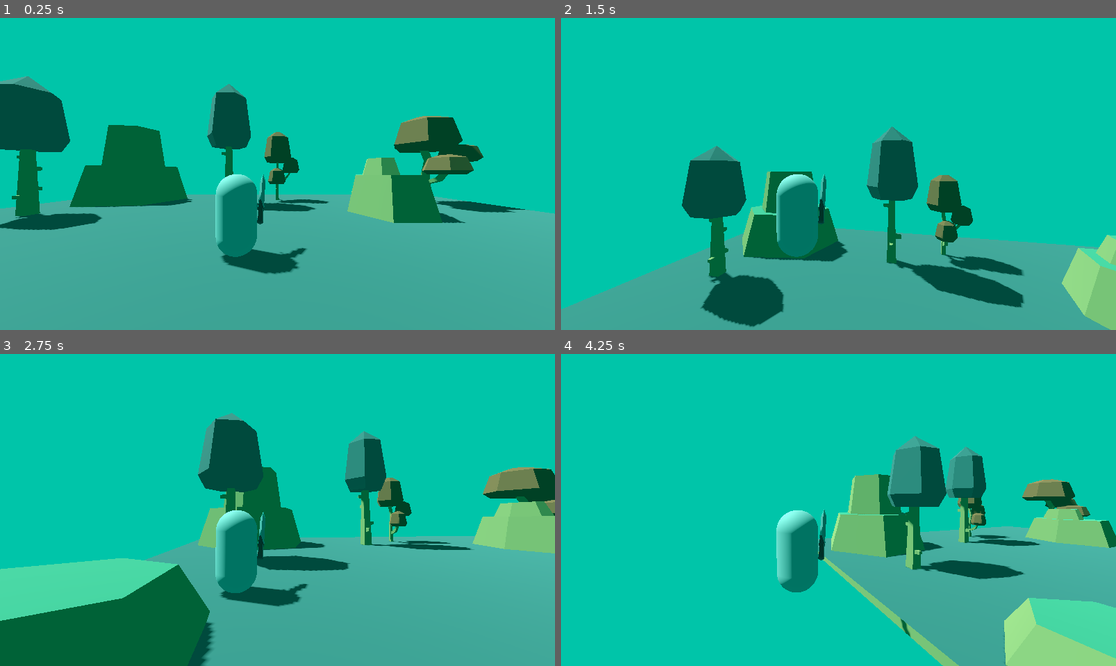
Above: before the commit, frames 1-4 (two rows, left to right).
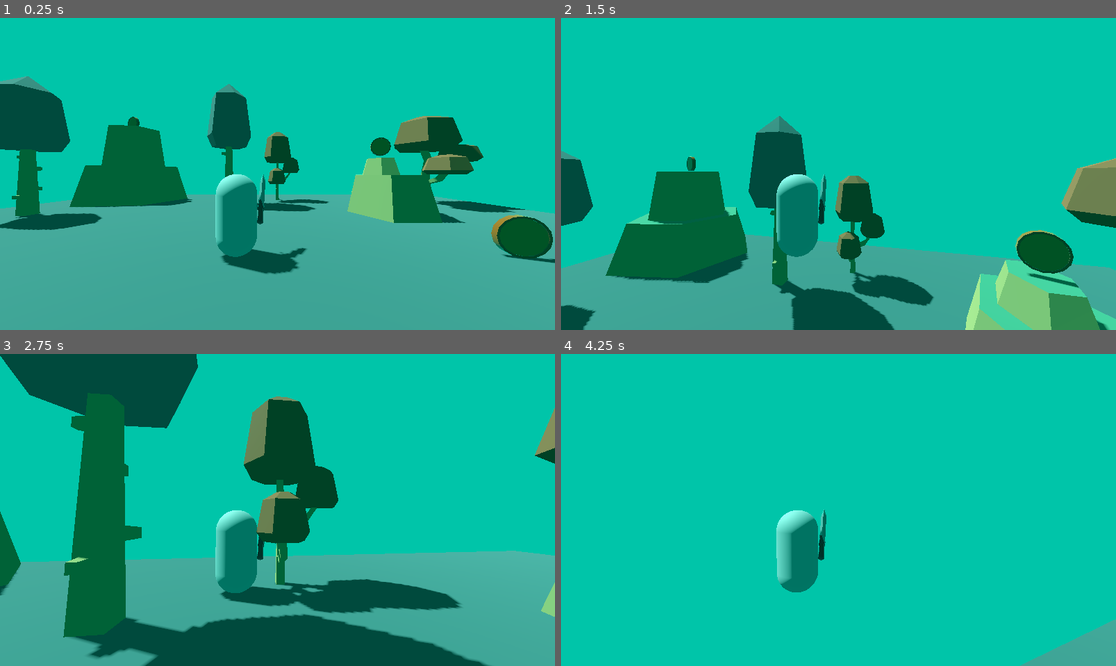
Above: after the commit, the same moments.

Repository: TheJohanLab/Godot3DRPG
Game: Godot game, scene res://main_scene.tscn
The game is run twice, just before and just after one commit, with the same random seed, the same clock (stepped at 60 frames per second) and the same inputs.
Inputs (mouse positions are in pixels of both pictures, inside the frame that each line leads up to):
- Up to frame 1 (0.25 s): no input
- Up to frame 2 (1.5 s): move the mouse to (866, 174) at 0.52 s; hold Z (move_forward) from 0.53 s (still down); tap Space (jump) at 0.77 s; move the mouse to (810, 174) at 1.27 s
- Up to frame 3 (2.75 s): keep holding Z (move_forward); tap Space (jump) at 1.52 s; move the mouse to (288, 503) at 2.02 s
- Up to frame 4 (4.25 s): keep holding Z (move_forward); move the mouse to (832, 516) at 2.77 s; tap Space (jump) at 3.02, 3.77 s; move the mouse to (877, 513) at 3.52 s

The runs differ from the first frame. In frame 1, 1.5% of the frame differs, in the area x 23-100%, y 31-79%; in frame 2, 32%; in frame 3, 44%, in the area x 0-100%, y 0-100%; in frame 4, 26%.

Commit message:
Add coins

Diff:
--- /dev/null
+++ b/goldCoin.gd
@@ -0,0 +1,16 @@
+extends Area3D
+
+@export var goldToGive: int = 1
+var rotateSpeed : float = 5.0
+
+func _process(delta):
+	#rotate along the y axis
+	rotate_y(rotateSpeed * delta)
+
+
+func _on_body_entered(body):
+
+	if body.name == "Player":
+		body.give_gold(goldToGive)
+		#Delete the node from the scene
+		queue_free()
--- /dev/null
+++ b/gold_coin.tscn
@@ -0,0 +1,17 @@
+[gd_scene load_steps=4 format=3 uid="uid://bbh0pm3ce11eu"]
+
+[ext_resource type="Script" path="res://goldCoin.gd" id="1_urf8i"]
+[ext_resource type="PackedScene" uid="uid://ml31lp3g7m8c" path="res://Assets/Models/GoldCoin.dae" id="2_hw23p"]
+
+[sub_resource type="SphereShape3D" id="SphereShape3D_udf7q"]
+
+[node name="GoldCoin" type="Area3D"]
+script = ExtResource("1_urf8i")
+
+[node name="Model" parent="." instance=ExtResource("2_hw23p")]
+transform = Transform3D(0.5, 0, 0, 0, 0.5, 0, 0, 0, 0.5, 0, 0, 0)
+
+[node name="CollisionShape3D" type="CollisionShape3D" parent="."]
+shape = SubResource("SphereShape3D_udf7q")
+
+[connection signal="body_entered" from="." to="." method="_on_body_entered"]
--- a/main_scene.tscn
+++ b/main_scene.tscn
@@ -8,6 +8,7 @@
 [ext_resource type="ArrayMesh" uid="uid://d2nbf1iajbiq3" path="res://Assets/Models/Environment/naturePack_066.obj" id="6_iv4i0"]
 [ext_resource type="Shader" path="res://skyShader.gdshader" id="7_cafvc"]
 [ext_resource type="PackedScene" uid="uid://dhqlkkqai6lw4" path="res://player.tscn" id="8_qtub0"]
+[ext_resource type="PackedScene" uid="uid://bbh0pm3ce11eu" path="res://gold_coin.tscn" id="9_c4fgm"]
 
 [sub_resource type="ConcavePolygonShape3D" id="ConcavePolygonShape3D_454yf"]
 data = PackedVector3Array(0, 0, 0, 3, 0.3, 0, 3, 0, 0, 3, 0.3, 0, 0, 0, 0, 0, 0.3, 0, 0, 0.3, -3, 3, 0.3, 0, 0, 0.3, 0, …(284 unchanged characters)…
@@ -240,3 +241,18 @@
 
 [node name="Player" parent="." instance=ExtResource("8_qtub0")]
 transform = Transform3D(1, 0, 0, 0, 1, 0, 0, 0, 1, 0, 0.26, 0)
+
+[node name="GoldCoin" parent="." instance=ExtResource("9_c4fgm")]
+transform = Transform3D(1, 0, 0, 0, 1, 0, 0, 0, 1, -6.63161, 3.78591, 6.13461)
+
+[node name="GoldCoin3" parent="." instance=ExtResource("9_c4fgm")]
+transform = Transform3D(1, 0, 0, 0, 1, 0, 0, 0, 1, -8.59002, 6.28739, -8.05761)
+
+[node name="GoldCoin4" parent="." instance=ExtResource("9_c4fgm")]
+transform = Transform3D(1, 0, 0, 0, 1, 0, 0, 0, 1, 10.3284, 6.28219, 11.0061)
+
+[node name="GoldCoin5" parent="." instance=ExtResource("9_c4fgm")]
+transform = Transform3D(1, 0, 0, 0, 1, 0, 0, 0, 1, 12.7546, 1.93404, -2.07988)
+
+[node name="GoldCoin2" parent="." instance=ExtResource("9_c4fgm")]
+transform = Transform3D(1, 0, 0, 0, 1, 0, 0, 0, 1, -6.84847, 0.802349, -0.112022)
--- a/player.gd
+++ b/player.gd
@@ -38,7 +38,7 @@
 	# normalize the input vector to prevent increased diagonally
 	input = input.normalized()
 	# get the relative direction
-	var dir = ( transform.basis.x * input.z + transform.basis.x * input.x)
+	var dir = ( transform.basis.z * input.z + transform.basis.x * input.x)
 
 	vel.x = dir.x * moveSpeed
 	vel.z = dir.z * moveSpeed
@@ -52,3 +52,7 @@
 	#move along the current veolcity
 	velocity = vel
 	move_and_slide()
+
+
+func give_gold(amount):
+	gold += amount
Not shown: 1 places in main_scene.tscn that only renumber resources
